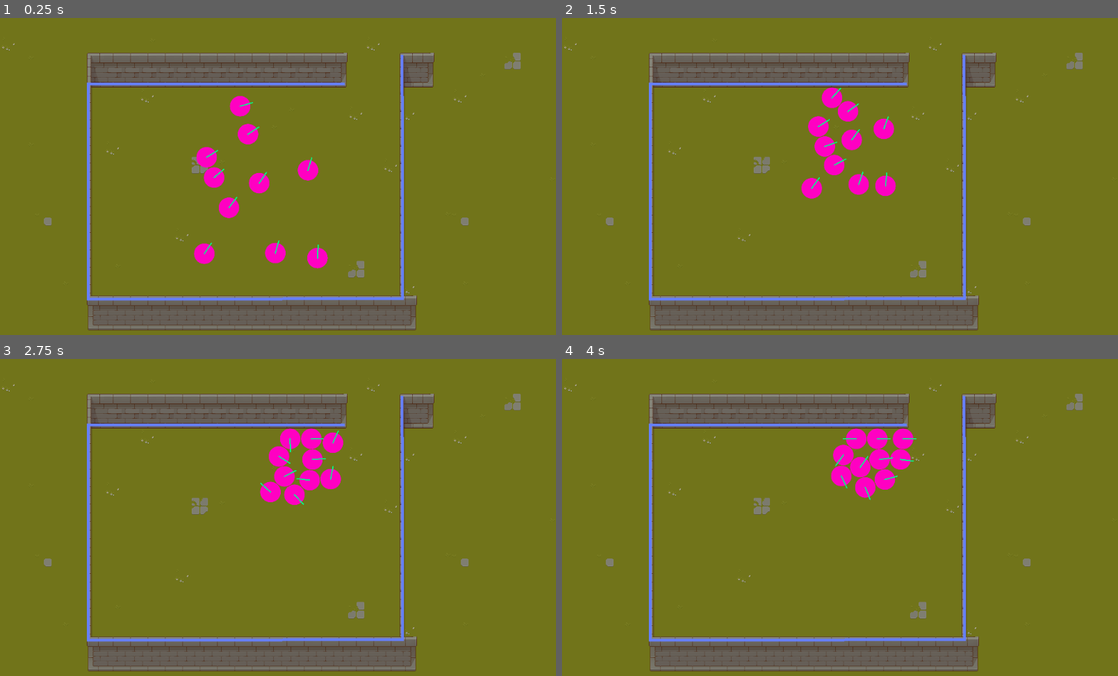
Above: before the commit, frames 1-4 (two rows, left to right).
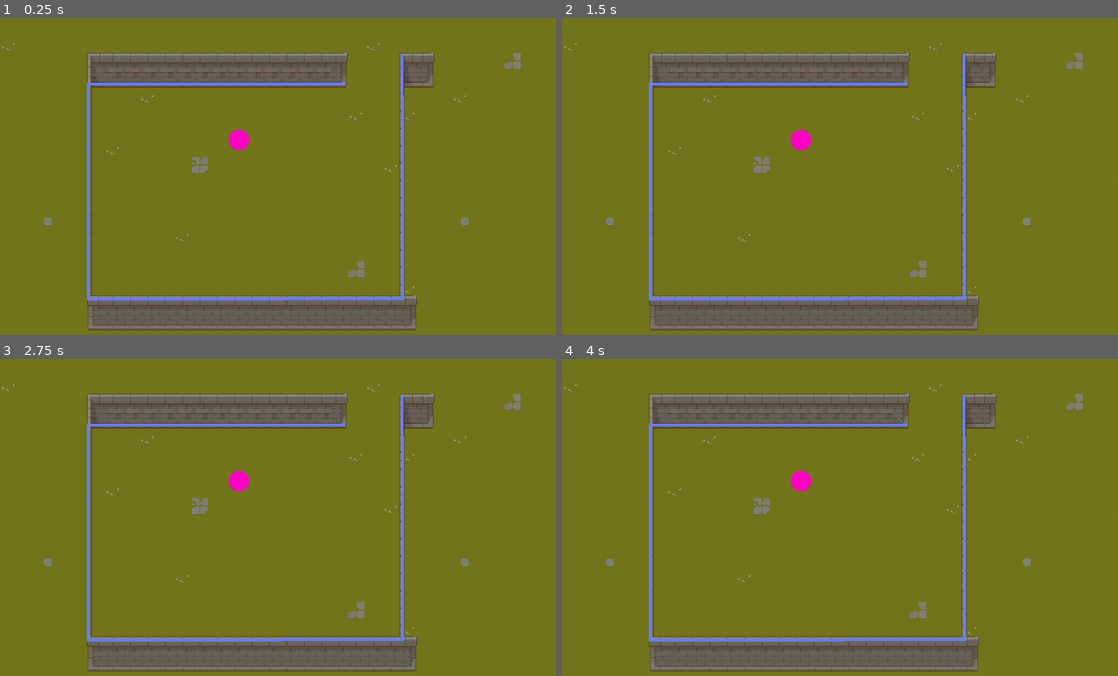
Above: after the commit, the same moments.

Repository: uknowmee/social-force
Game: Godot game, scene res://Test.tscn
The game is run twice, just before and just after one commit, with the same random seed, the same clock (stepped at 60 frames per second) and the same inputs.
Inputs:
- Up to frame 1 (0.25 s): no input
- Up to frame 2 (1.5 s): no input
- Up to frame 3 (2.75 s): no input
- Up to frame 4 (4 s): no input

The runs differ from the first frame. In frame 1, 2.0% of the frame differs, in the area x 34-59%, y 24-80%; in frame 2, 2.2%; in frame 3, 2.2%, in the area x 41-62%, y 21-47%; in frame 4, 2.2%.

Commit message:
raycast-based vision

Diff:
--- a/Agent.tscn
+++ b/Agent.tscn
@@ -7,6 +7,8 @@
 radius = 35.0
 
 [node name="Agent" type="KinematicBody2D"]
+collision_layer = 2
+collision_mask = 3
 script = ExtResource( 1 )
 
 [node name="Sprite" type="Sprite" parent="."]
@@ -17,9 +19,29 @@
 scale = Vector2( 0.546875, 0.546875 )
 shape = SubResource( 2 )
 
-[node name="Line2D" type="Line2D" parent="."]
-position = Vector2( -0.943678, 0 )
-scale = Vector2( 0.509642, 1 )
-points = PoolVector2Array( 0, 0, 50, 0 )
-width = 2.0
-default_color = Color( 0, 1, 0.552941, 1 )
+[node name="Raycasts" type="Node2D" parent="."]
+
+[node name="RayCast2D" type="RayCast2D" parent="Raycasts"]
+enabled = true
+cast_to = Vector2( 150, 0 )
+
+[node name="RayCast2D2" type="RayCast2D" parent="Raycasts"]
+rotation = 0.261799
+scale = Vector2( 1, 1 )
+enabled = true
+cast_to = Vector2( 150, 0 )
+
+[node name="RayCast2D3" type="RayCast2D" parent="Raycasts"]
+rotation = 0.523599
+enabled = true
+cast_to = Vector2( 150, 0 )
+
+[node name="RayCast2D5" type="RayCast2D" parent="Raycasts"]
+rotation = -0.523599
+enabled = true
+cast_to = Vector2( 150, 0 )
+
+[node name="RayCast2D4" type="RayCast2D" parent="Raycasts"]
+rotation = -0.261799
+enabled = true
+cast_to = Vector2( 150, 0 )
--- a/Test.tscn
+++ b/Test.tscn
@@ -38,6 +38,7 @@
 
 [node name="AgentSpawn" type="Area2D" parent="."]
 script = ExtResource( 2 )
+amount = 1
 target = NodePath("../Target A")
 
 [node name="Shape" type="CollisionShape2D" parent="AgentSpawn"]
--- a/scripts/Agent.gd
+++ b/scripts/Agent.gd
@@ -3,13 +3,14 @@
 export var mass = 1.0
 export var radius = 35.0
 
-# TODO: calibrate those
-export var maximumVelocity = 100.0
-export var R_0 = 400
+export var maximumVelocity = 50.0
+export var weight = 1.0
+export var maximumRaycastAngle = 20;
+export var raycastDistance = 150;
+export var relaxationTime = 1;
 
-onready var walls = get_tree().root.get_node("Simulation/Walls").get_children()
+onready var raycasts = $Raycasts.get_children();
 
-var desiredVelocity = Vector2(0, 0)
 var velocity = Vector2(0, 0)
 var reached_target = false
 var target = null
@@ -18,47 +19,37 @@
 	randomize()
 	self.set_radius(radius)
 
-func _process(_dt):
+func _process(dt):
 	if not target:
+		push_warning("Agent has no target");
+		set_process(false);
 		return
-	var obst = self.get_obstacle_force()
-	self.desiredVelocity = obst + self.get_desired_force()
-	self.velocity = self.move_and_slide(self.desiredVelocity)
-	self.look_at(self.position + velocity)
+
+
 	if has_reached_target():
 		print("Agent reached target!")
 		queue_free()
+
+#alpha_des(t)
+func get_desired_direction():
+	pass
+
+# f(alpha)
+func get_closest_visible_obstacle():
+	var closest_body = null;
+	var distance_to_body = raycastDistance;
+	for raycast in raycasts:
+		if raycast.is_colliding():
+			var dist = position.distance_to(raycast.get_collision_point());
+			if (dist < distance_to_body):
+				closest_body = raycast.get_collider();
+				distance_to_body = dist;
+	return [closest_body, distance_to_body]
 
 func set_radius(rd):
 	self.radius = rd
 	var shape = get_node("CollisionShape2D").shape
 	shape.set_radius(self.radius)
 
-func get_desired_force():
-	return self.maximumVelocity * self.position.direction_to(self.target.position)
-
-func get_obstacle_force():
-	var result = Vector2(0, 0)
-	for line in self.walls:
-		for i in range(1, len(line.points)):
-			var start = line.points[i-1]
-			var end = line.points[i]
-			var d = force_to_line_segment(start, end)
-			result = result - d
-	return result
-
-# https://stackoverflow.com/a/1501725
-func force_to_line_segment(start, end):
-	var l2 = (end-start).length_squared()
-	if l2 == 0:
-		return self.position.distance_to(start)
-	var t = clamp(
-		(self.position - start).dot(end - start) / l2,
-		0, 1
-	)
-	var projection = start + t * (end - start)
-	var exponential = exp(-self.position.distance_to(projection) / R_0)
-	return exponential * self.position.direction_to(projection) * 100
-
 func has_reached_target():
 	return self.radius > self.position.distance_to(target.position);
--- a/scripts/Spawn.gd
+++ b/scripts/Spawn.gd
@@ -18,8 +18,7 @@
 	self.shape = shape_owner_get_shape(shape_owners[0], 0)
 
 	var target_node = get_node(self.target)
-	for i in range(amount):
-		print(target_node)
+	for _i in range(amount):
 		var instance = agentScene.instance()
 		instance.position = get_random_pos_inside_shape()
 		instance.target = target_node
@@ -28,11 +27,8 @@
 func get_random_pos_inside_shape():
 	var center = self.collisionShape.position + self.position
 	var extents = shape.extents
-	print(center)
-	print(extents)
 	var rng_pos = Vector2(
 		rand_range(center.x - extents.x, center.x + extents.x),
 		rand_range(center.y - extents.y, center.y + extents.y)
 	)
-	print(rng_pos)
 	return rng_pos
Not shown, added: .gitignore
